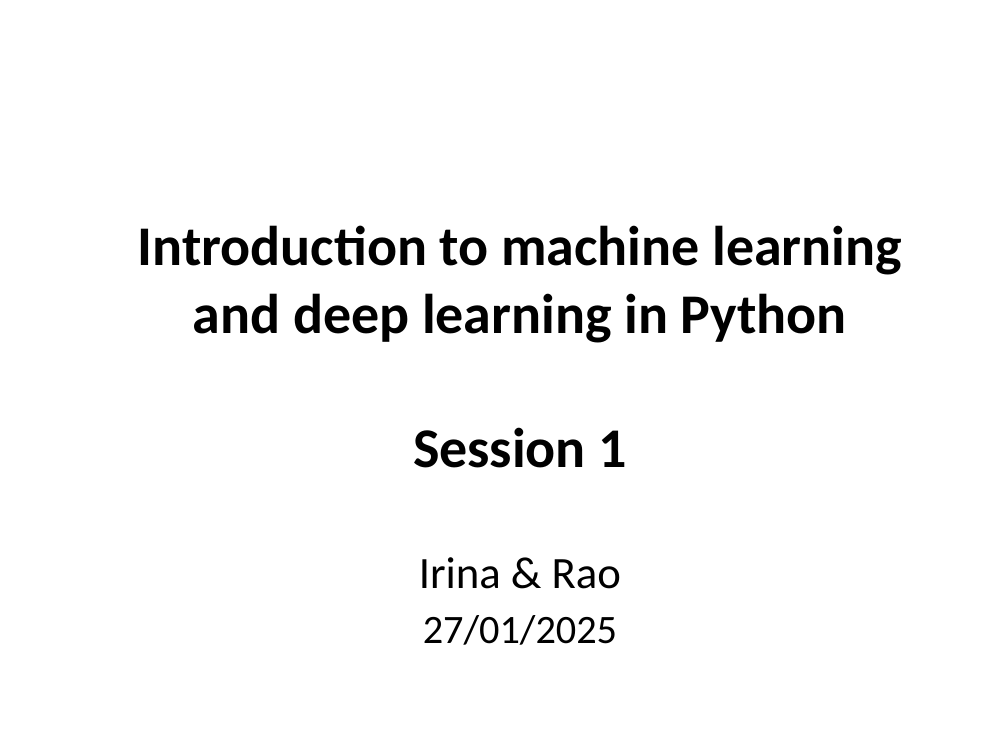
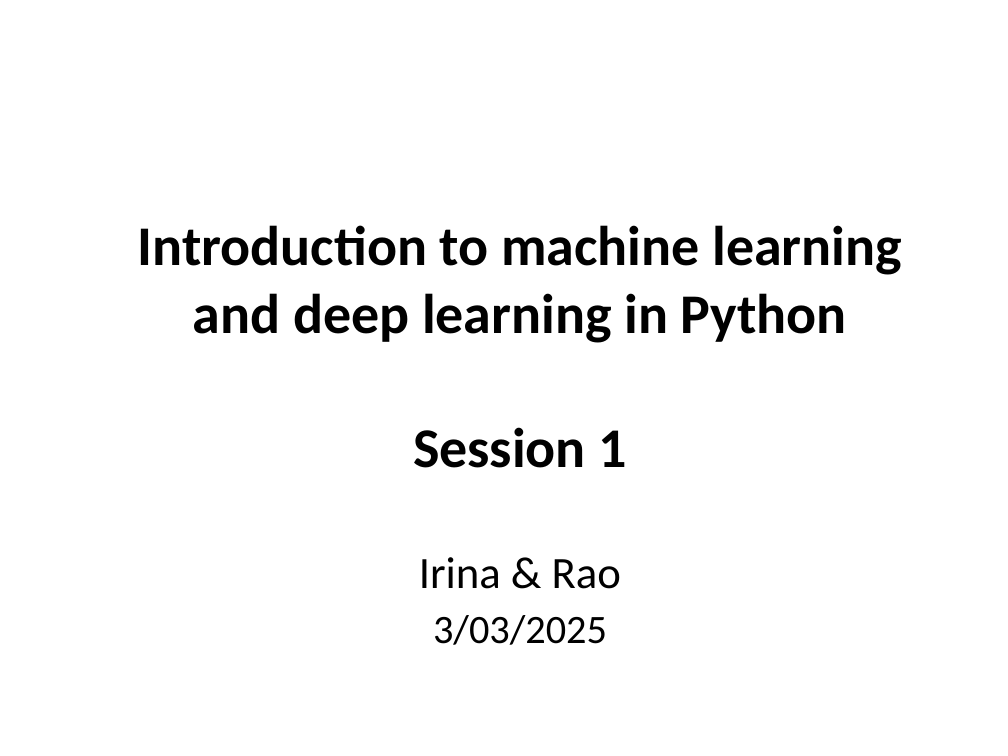
Before and after one commit to sraorao/ML_DL_intro_python_HT2025_2, a slide deck: slide 1 of Session_1_ML_DL_intro_python_MT2024.pptx. Drawn at 1008x756 pixels with LibreOffice and Linux fonts; fonts in the diff are those of the drawing. Boxes give left, top, right and bottom in pixels: in the first picture for what was removed or moved away, otherwise in the second. Text is boxed around its words. In the diff, an @@ line names an element or a change of style, - is before the commit and + after.

```diff
--- a/Session_1_ML_DL_intro_python_MT2024.pptx
+++ b/Session_1_ML_DL_intro_python_MT2024.pptx
@@ title at box(433, 615, 607, 645): text changed @@
-27/01/2025
+3/03/2025
```
Also in this commit, not shown: 1 other slide changed.
